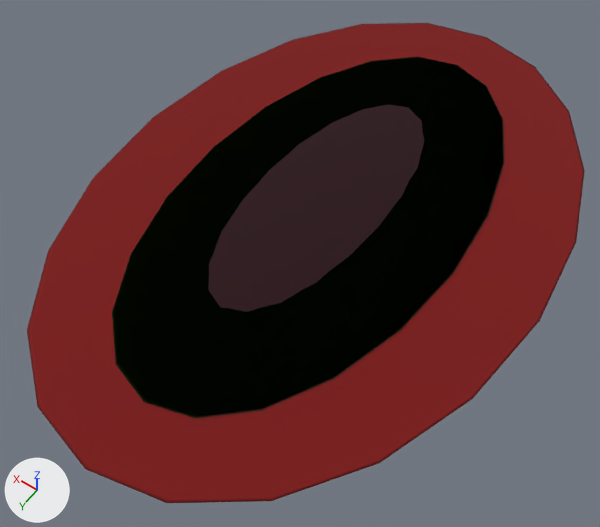
What one commit did to the OBJ model ProyectoFinal/ProyectoFinal/Models/Alfombra/alfombra1.obj.
Both versions are drawn from a 50 mm camera at (-1.55, 2.4, 3.21) aimed at (-0.02, 0.26, -0.16). The lights are fixed; the arrows at lower left show +X, +Y and +Z. Where no turn or scale is listed for an object, it has been applied to the vertices.

Objects in the first picture: 'alfombra1'.
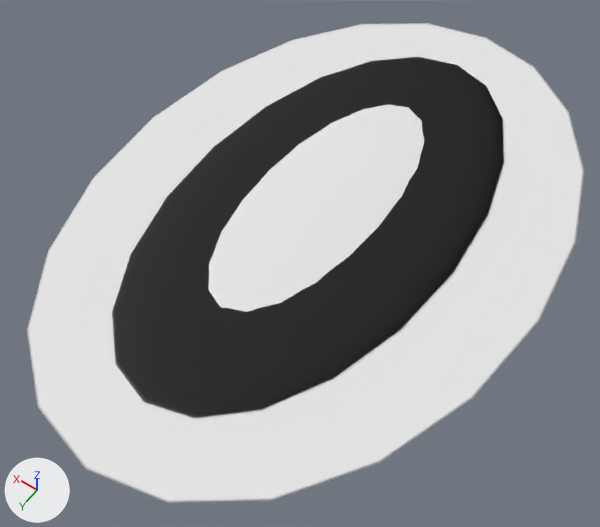
The newer file is also rescaled (x2.073), turned or shifted as a whole; pictures and numbers use the older file's frame.

Changed parts and their boxes [x1, y1, x2, y2] in the pictures (600 x 527 px):
```json
{"part": 1, "of": "me_alfombra1", "change": "recoloured", "before": [27, 23, 585, 503], "after": [27, 23, 585, 503], "on screen": "red to white"}
{"part": 2, "of": "me_alfombra1", "change": "recoloured", "before": [209, 104, 425, 312], "after": [209, 104, 425, 312], "on screen": "brown to white"}
{"part": 3, "of": "me_alfombra1", "change": "recoloured", "before": [112, 57, 504, 418], "after": [112, 57, 504, 418]}
```

The change, as JSON lines over the scene's bpy script:
```json
{"op": "add", "block": "mat_alfombra1_lambert2sg", "code": ["mat_alfombra1_lambert2sg = principled_material('alfombra1:lambert2SG')", "mat_alfombra1_lambert2sg.base_color = (0.8, 0.8, 0.8)  # white #e7e7e7", "mat_alfombra1_lambert2sg.roughness = 1.0"]}
{"op": "add", "block": "mat_alfombra1_lambert3sg", "code": ["mat_alfombra1_lambert3sg = principled_material('alfombra1:lambert3SG')", "mat_alfombra1_lambert3sg.base_color = (0.8, 0.8, 0.8)  # white #e7e7e7", "mat_alfombra1_lambert3sg.roughness = 1.0"]}
{"op": "add", "block": "mat_alfombra1_lambert4sg", "code": ["mat_alfombra1_lambert4sg = principled_material('alfombra1:lambert4SG')", "mat_alfombra1_lambert4sg.base_color = (0.8, 0.8, 0.8)  # white #e7e7e7", "mat_alfombra1_lambert4sg.roughness = 1.0"]}
{"block": "me_alfombra1", "where": "me_alfombra1.from_pydata(...)  # 1146 vertices, 1200 faces; spans x -1.19..1.19, y -1.76..1.75, z -0.03..0.06"}
{"block": "me_alfombra1", "where": "# used by ob_alfombra1; location = (0.0, 0.0, 0.0)"}
{"block": "me_alfombra1", "change": "me_alfombra1 part 1: all 400 faces that had it switch from mat_alfombra_lambert2sg (picture img_1_png) to mat_alfombra1_lambert2sg (white #e7e7e7)"}
{"block": "me_alfombra1", "change": "me_alfombra1 part 2: all 400 faces that had it switch from mat_alfombra_lambert4sg (picture img_3_png) to mat_alfombra1_lambert4sg (white #e7e7e7)"}
{"block": "me_alfombra1", "change": "me_alfombra1 part 3: all 400 faces that had it switch from mat_alfombra_lambert3sg (picture img_2_png) to mat_alfombra1_lambert3sg (white #e7e7e7)"}
```
